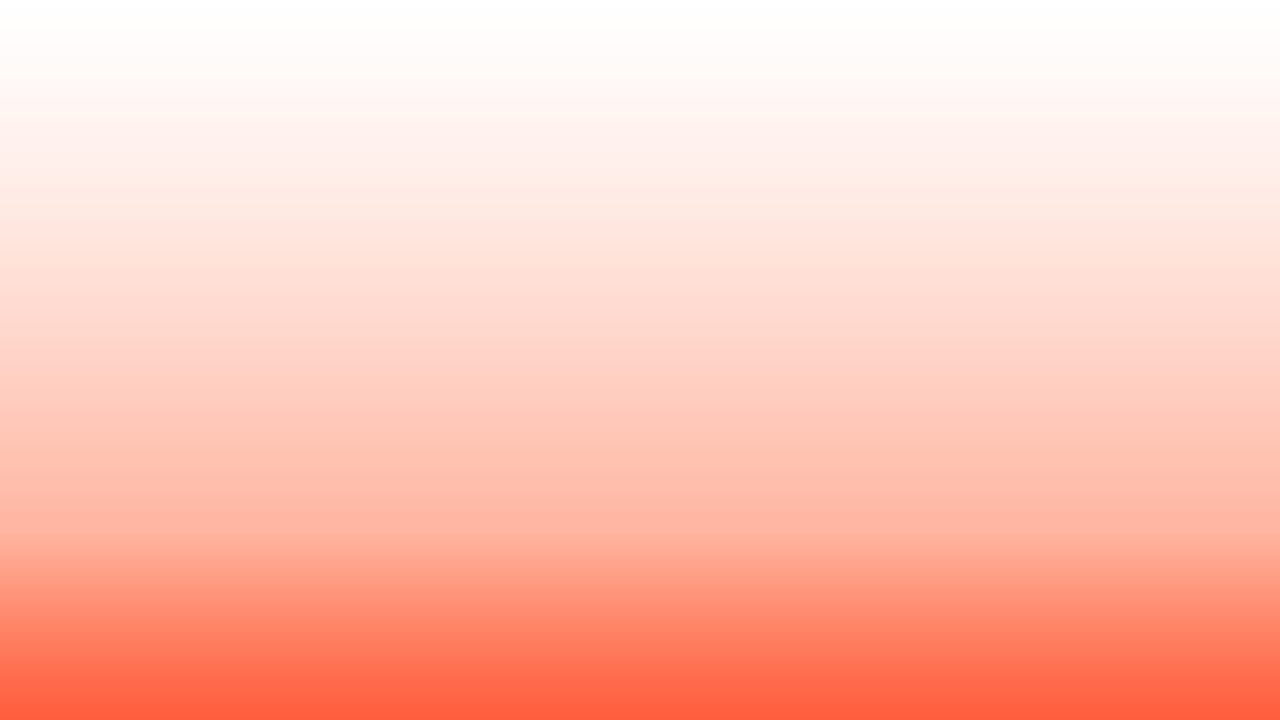
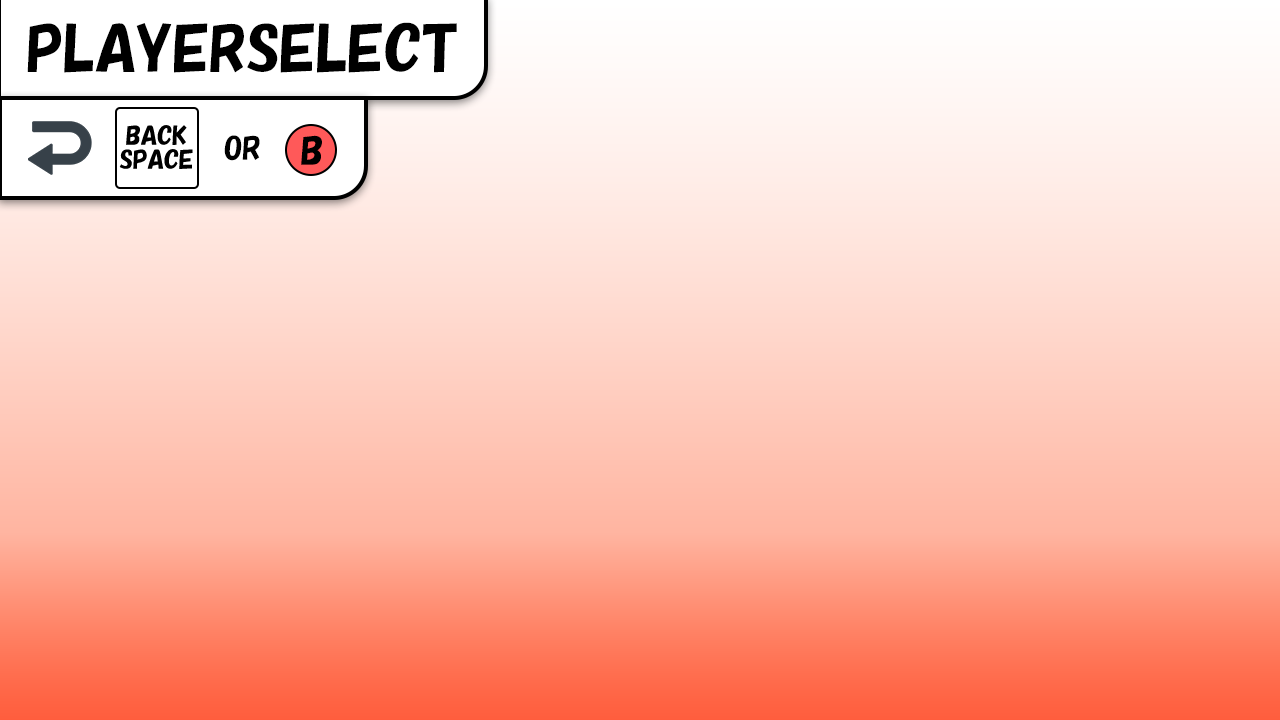
Layers edited between the first and the second 1280px x 720px image:
added layer "OR" above "ターン・バックするの矢印アイコン素材 2" over [224, 135, 260, 161]
added layer "ターン・バックするの矢印アイコン素材 2" above "BACK SPACE" over [28, 121, 92, 175]
added layer "BACK SPACE" above "B" over [115, 107, 199, 189]
added layer "B" above "PLAYERSELECT" over [285, 124, 337, 176]
added layer "PLAYERSELECT" above "長方形 1" over [27, 22, 457, 73]
added layer "長方形 1" (1st of 2) above "長方形 1" over [0, 96, 368, 200]
added layer "長方形 1" (2nd of 2) above "レイヤー 0" over [0, 0, 488, 100]
